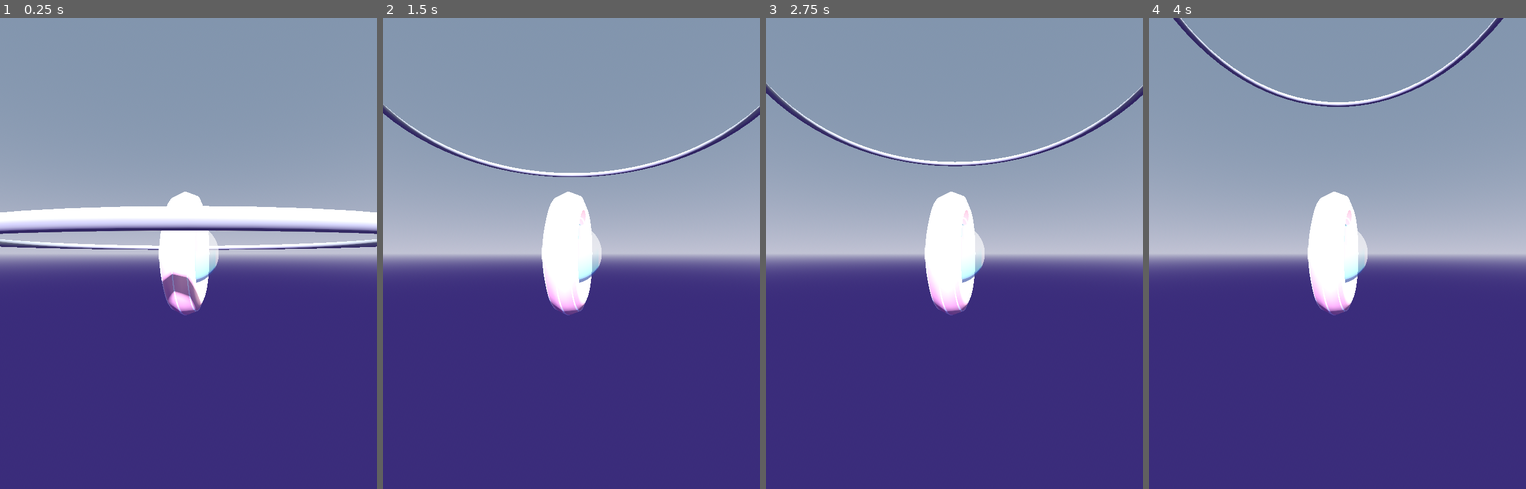
Above: before the commit, frames 1-4 (left to right).
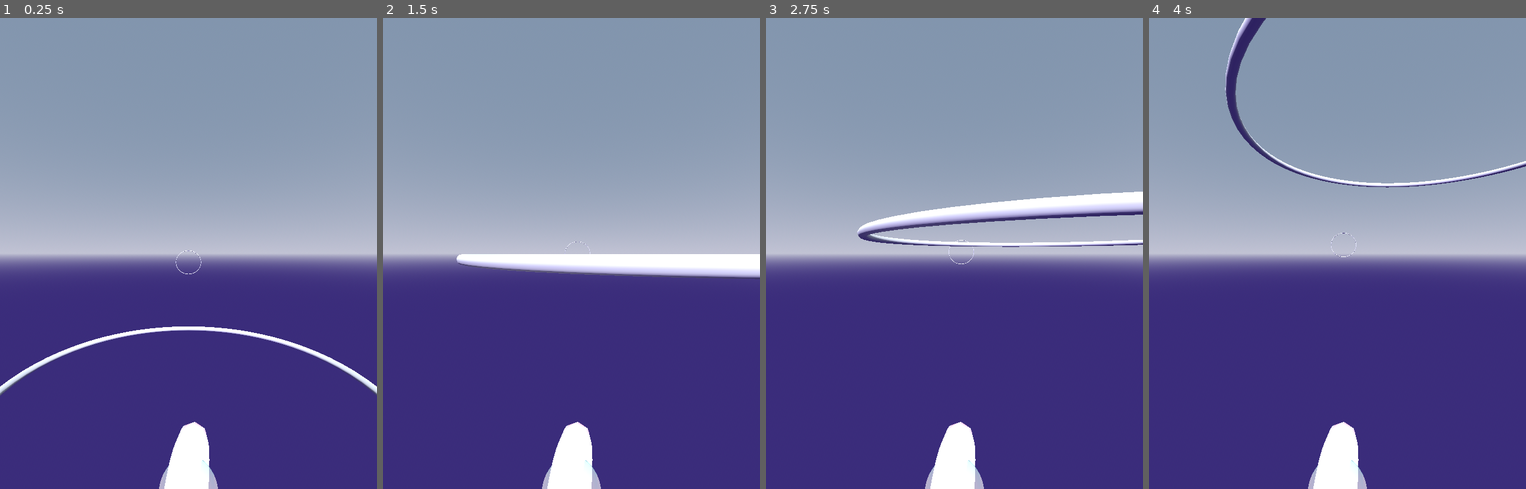
Above: after the commit, the same moments.

Repository: nergnezor/wheel
Game: Godot game, scene res://node_3d.tscn
The game is run twice, just before and just after one commit, with the same random seed, the same clock (stepped at 60 frames per second) and the same inputs.
Inputs:
- Up to frame 1 (0.25 s): no input
- Up to frame 2 (1.5 s): tap Enter (ui_accept) at 0.5, 0.77 s; hold Right (ui_right) 0.53-1.28 s; hold Down (ui_down) from 1.28 s (still down)
- Up to frame 3 (2.75 s): tap Enter (ui_accept) at 1.52 s; release Down (ui_down) at 2.03 s; hold Right (ui_right) from 2.03 s (still down)
- Up to frame 4 (4 s): release Right (ui_right) at 2.78 s; hold Up (ui_up) 2.78-3.53 s; tap Enter (ui_accept) at 3.02, 3.77 s; hold Left (ui_left) from 3.53 s (still down)

The runs differ from the first frame. In frame 1, 11% of the frame differs, in the area x 0-100%, y 36-100%; in frame 2, 8.0%; in frame 3, 8.4%; in frame 4, 7.0%.

Commit message:
steering

Diff:
--- a/node_3d.tscn
+++ b/node_3d.tscn
@@ -158,7 +158,7 @@
 mesh = SubResource("SphereMesh_tm0dr")
 
 [node name="camera" type="Camera3D" parent="."]
-transform = Transform3D(-1, 8.74228e-08, 0, 8.74228e-08, 1, 8.74228e-08, 7.64274e-15, 8.74228e-08, -1, 0, 0, -4.08)
+transform = Transform3D(-1, 8.74228e-08, 5.0822e-21, 8.74228e-08, 1, 8.74228e-08, 7.64274e-15, 8.74228e-08, -1, 2.08165e-12, 4, -4.08)
 keep_aspect = 0
 current = true
 size = 50.0
--- a/player.gd
+++ b/player.gd
@@ -15,7 +15,8 @@
 	if input_dir.length() > 0:
 		var x_direction = (transform.basis * Vector3(input_dir.x, 0, 0)).normalized()
 		# add_constant_central_force(x_direction *1000)
-		apply_central_force(x_direction * 1000)
+		apply_central_force(x_direction * 100000)
+		print("hrj")
 
 
 	# var lean = rotation.z
@@ -26,8 +27,8 @@
 #			apply_central_force(Vector3(0,0,-lean * 1000))
 
 	var turn = rotation.y
-	if abs(turn) > 0.1:
-		print("Turn: ", turn)
+#	if abs(turn) > 0.1:
+#		print("Turn: ", turn)
 		# set y rotation to 0
 #		transform.basis.y = Vector3(0,1,0)
 #		apply_torque_impulse(Vector3(0,turn * 10000,0))
--- a/project.godot
+++ b/project.godot
@@ -23,4 +23,5 @@
 
 [rendering]
 
+renderer/rendering_method="mobile"
 renderer/rendering_method.mobile="gl_compatibility"
